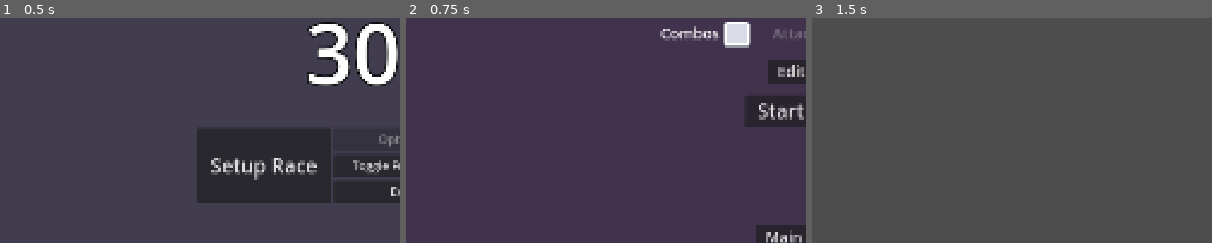
Above: before the commit, frames 1-3 (left to right).
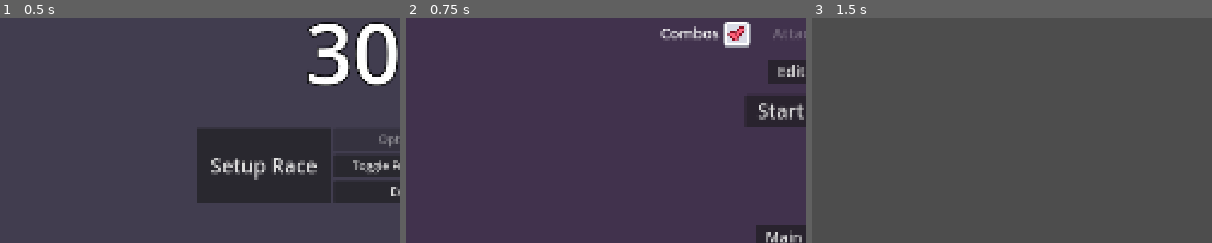
Above: after the commit, the same moments.

Repository: TheGoldenWombat/GoatPicker
Game: Godot game, scene res://hud/menu_controller.tscn
Two runs of this game, one before a commit and one after it. Both use one fixed random seed, a clock stepped at 60 frames per second and the inputs below. Sound files missing from this copy of the repository are replaced by a short silence.
Inputs:
- Up to frame 1 (0.5 s): no input
- Up to frame 2 (0.75 s): click "Setup Race" at 0.5 s
- Up to frame 3 (1.5 s): click "Start Race" at 1.25 s
The pictures show only the part of the screen within x 0-50%, y 47-97%; the shares and areas given below are measured in that part.

Frame 1 is identical in both runs. In frame 2, 0.2% of the frame differs, in the area x 80-85%, y 3-11%; in frame 3, nothing differs.

Commit message:
Implemented pause menu

Diff:
--- a/hud/menu_controller.gd
+++ b/hud/menu_controller.gd
@@ -76,6 +76,10 @@
 	post_race_menu.show()
 
 
+func hide_post_race_menu() -> void:
+	post_race_menu.hide()
+
+
 ################################################################################
 # --------------------------------- PROCESSES -------------------------------- #
 ################################################################################
@@ -130,7 +134,6 @@
 
 # RACE SCENE
 func _on_race_scene_race_end(_choice: String) -> void:
-	print("race_end signal recived by menu_controller")
 	show_post_race_menu()
 
 
@@ -148,3 +151,11 @@
 func _on_post_race_menu_main_menu_button_pressed() -> void:
 	race_scene.stop_all_audio()
 	switch_to_main_menu()
+
+
+func _on_race_scene_race_pause() -> void:
+	post_race_menu.set_pause_label()
+	show_post_race_menu()
+
+func _on_post_race_menu_resume_race() -> void:
+	hide_post_race_menu()
--- a/hud/menu_controller.tscn
+++ b/hud/menu_controller.tscn
@@ -61,6 +61,11 @@
 [connection signal="start_race_button_pressed" from="RaceSetupMenu" to="." method="_on_race_setup_menu_start_race_button_pressed"]
 [connection signal="race_end" from="RaceScene" to="." method="_on_race_scene_race_end"]
 [connection signal="race_end" from="RaceScene" to="PostRaceMenu" method="_on_race_scene_race_end"]
+[connection signal="race_pause" from="RaceScene" to="." method="_on_race_scene_race_pause"]
+[connection signal="race_pause" from="RaceScene" to="PostRaceMenu" method="_on_race_scene_race_pause"]
+[connection signal="race_resume" from="RaceScene" to="." method="_on_race_scene_race_resume"]
 [connection signal="main_menu_button_pressed" from="PostRaceMenu" to="." method="_on_post_race_menu_main_menu_button_pressed"]
 [connection signal="restart_race_button_pressed" from="PostRaceMenu" to="." method="_on_post_race_menu_restart_race_button_pressed"]
+[connection signal="resume_race" from="PostRaceMenu" to="." method="_on_post_race_menu_resume_race"]
+[connection signal="resume_race" from="PostRaceMenu" to="RaceScene" method="_on_post_race_menu_resume_race"]
 [connection signal="setup_new_race_button_pressed" from="PostRaceMenu" to="." method="_on_post_race_menu_setup_new_race_button_pressed"]
--- a/hud/post_race_menu.gd
+++ b/hud/post_race_menu.gd
@@ -3,7 +3,20 @@
 
 @export var top_label: Label
 @export var bottom_label: Label
+@export var resume_race_button: Button
 
+
+func set_pause_label() -> void:
+	top_label.show()
+	bottom_label.hide()
+	top_label.text = "Race paused!"
+
+
+func set_winner_label(choice: String) -> void:
+	top_label.show()
+	bottom_label.show()
+	top_label.text = "The winner is:"
+	bottom_label.text = choice
 
 # Called when the node enters the scene tree for the first time.
 func _ready() -> void:
@@ -32,5 +45,13 @@
 
 
 func _on_race_scene_race_end(choice: String) -> void:
-	print("race_end signal recived by post_race_menu")
-	bottom_label.text = choice
+	set_winner_label(choice)
+
+
+func _on_race_scene_race_pause() -> void:
+	resume_race_button.show()
+
+signal resume_race
+func _on_resume_race_button_pressed() -> void:
+	emit_signal("resume_race")
+	resume_race_button.hide()
--- a/hud/post_race_menu.tscn
+++ b/hud/post_race_menu.tscn
@@ -3,7 +3,7 @@
 [ext_resource type="Theme" uid="uid://bqe5nsnebgy5a" path="res://hud/themes/post_race_menu_theme.tres" id="1_ictuh"]
 [ext_resource type="Script" uid="uid://bb3lwlpijj5sx" path="res://hud/post_race_menu.gd" id="1_ymq4b"]
 
-[node name="PostRaceMenu" type="Control" node_paths=PackedStringArray("top_label", "bottom_label")]
+[node name="PostRaceMenu" type="Control" node_paths=PackedStringArray("top_label", "bottom_label", "resume_race_button")]
 layout_mode = 3
 anchors_preset = 15
 anchor_right = 1.0
@@ -14,6 +14,7 @@
 script = ExtResource("1_ymq4b")
 top_label = NodePath("MarginContainer/VBoxContainer/LabelPanel/MarginContainer/VBoxContainer/TopLabel")
 bottom_label = NodePath("MarginContainer/VBoxContainer/LabelPanel/MarginContainer/VBoxContainer/BottomLabel")
+resume_race_button = NodePath("MarginContainer/VBoxContainer/ButtonsPanel/MarginContainer/ButtonContainer/ResumeRaceButton")
 
 [node name="MarginContainer" type="MarginContainer" parent="."]
 layout_mode = 1
@@ -74,6 +75,12 @@
 layout_mode = 2
 theme_override_constants/separation = 20
 
+[node name="ResumeRaceButton" type="Button" parent="MarginContainer/VBoxContainer/ButtonsPanel/MarginContainer/ButtonContainer"]
+visible = false
+layout_mode = 2
+size_flags_horizontal = 4
+text = " Resume Race "
+
 [node name="RestartRaceButton" type="Button" parent="MarginContainer/VBoxContainer/ButtonsPanel/MarginContainer/ButtonContainer"]
 layout_mode = 2
 size_flags_horizontal = 4
@@ -89,6 +96,7 @@
 size_flags_horizontal = 4
 text = " Main Menu "
 
+[connection signal="pressed" from="MarginContainer/VBoxContainer/ButtonsPanel/MarginContainer/ButtonContainer/ResumeRaceButton" to="." method="_on_resume_race_button_pressed"]
 [connection signal="pressed" from="MarginContainer/VBoxContainer/ButtonsPanel/MarginContainer/ButtonContainer/RestartRaceButton" to="." method="_on_restart_race_button_pressed"]
 [connection signal="pressed" from="MarginContainer/VBoxContainer/ButtonsPanel/MarginContainer/ButtonContainer/SetupNewRaceButton" to="." method="_on_setup_new_race_button_pressed"]
 [connection signal="pressed" from="MarginContainer/VBoxContainer/ButtonsPanel/MarginContainer/ButtonContainer/MainMenuButton" to="." method="_on_main_menu_button_pressed"]
--- a/hud/race_scene.gd
+++ b/hud/race_scene.gd
@@ -32,6 +32,7 @@
 
 @export_group("UI")
 @export var leaderboard_label: Label
+@export var pause_button: Button
 
 var racer_scene: PackedScene = preload("res://racer.tscn")
 var number_of_racers: int = max_racers
@@ -52,7 +53,8 @@
 
 ## Initializes spawner properties, gets the list of choices, and spawns the racers
 func setup_race(mode: int) -> void:
-	leaderboard_label.text = ""
+	leaderboard_label.hide()
+	pause_button.hide()
 	# Initialize spawner
 	stop_all_audio()
 	remove_racers()
@@ -81,7 +83,7 @@
 func remove_racers() -> void:
 	for node: Node in racers_container.get_children():
 		if node is Racer:
-			remove_child(node)
+			#remove_child(node)
 			node.queue_free()
 
 
@@ -152,6 +154,9 @@
 	get_tree().call_group("racers", "start_race")
 	race_music.play()
 
+	leaderboard_label.show()
+	pause_button.show()
+
 
 func sfx_race_end() -> void:
 	if race_music.playing: race_music.stop()
@@ -236,6 +241,7 @@
 func _ready() -> void:
 	#setup_race()
 	leaderboard_label.text = ""
+	pause_button.hide()
 	set_choices_array()
 	set_number_of_racers()
 
@@ -256,8 +262,10 @@
 ################################################################################
 
 signal race_end
+signal race_pause
 #signal show_top_three
 signal top_three
+
 
 ## Stops the race and emits a signal that contains the name of the winner
 func on_race_end(choice: String) -> void:
@@ -265,12 +273,28 @@
 	emit_signal("race_end", choice)
 	print("race_end signal relayed")
 	sfx_race_end()
+	pause_button.hide()
+
 
 ## Starts the race using the specified mode
 func _on_hud_race_start(mode: int) -> void:
 	setup_race(mode)
+
 
 ## Clears the racers when the main menu is initialized
 func _on_hud_clear_racers() -> void:
 	racing = false
 	remove_racers()
+
+
+func _on_pause_button_pressed() -> void:
+	pause_button.hide()
+	race_music.stream_paused = true
+	get_tree().call_group("racers", "pause_race")
+	emit_signal("race_pause")
+
+
+func _on_post_race_menu_resume_race() -> void:
+	pause_button.show()
+	race_music.stream_paused = false
+	get_tree().call_group("racers", "resume_race")
--- a/hud/race_scene.tscn
+++ b/hud/race_scene.tscn
@@ -14,6 +14,7 @@
 [ext_resource type="AudioStream" uid="uid://rtkqc508dj8k" path="res://sfx/race_end/race_end_jingle.mp3" id="12_sxm6d"]
 [ext_resource type="AudioStream" uid="uid://d0ds6sq0i1etb" path="res://sfx/race_end/race_end_music.mp3" id="13_t3y6m"]
 [ext_resource type="Theme" uid="uid://bdne8w23q88jn" path="res://hud/themes/racers_container.tres" id="14_nfeph"]
+[ext_resource type="PackedScene" uid="uid://biktyt1vk18a8" path="res://racer.tscn" id="15_jdbre"]
 
 [sub_resource type="AudioStreamRandomizer" id="AudioStreamRandomizer_sohk8"]
 streams_count = 6
@@ -24,7 +25,7 @@
 stream_4/stream = ExtResource("10_am0ja")
 stream_5/stream = ExtResource("11_r7dfq")
 
-[node name="RaceScene" type="Control" node_paths=PackedStringArray("racers_container", "racers_margin", "sounds", "sfx_reel_spin", "sfx_reel_stop", "sfx_trumpet", "sfx_gunshot", "race_music", "race_end_jingle", "race_end_music", "leaderboard_label") groups=["racer_spawn"]]
+[node name="RaceScene" type="Control" node_paths=PackedStringArray("racers_container", "racers_margin", "sounds", "sfx_reel_spin", "sfx_reel_stop", "sfx_trumpet", "sfx_gunshot", "race_music", "race_end_jingle", "race_end_music", "leaderboard_label", "pause_button") groups=["racer_spawn"]]
 layout_mode = 3
 anchors_preset = 0
 script = ExtResource("1_n55ax")
@@ -38,7 +39,9 @@
 race_music = NodePath("Sounds/RaceMusic")
 race_end_jingle = NodePath("Sounds/RaceEndJingle")
 race_end_music = NodePath("Sounds/RaceEndMusic")
-leaderboard_label = NodePath("MainContainer/LeaderboardContainer/LeaderboardLabel")
+leaderboard_label = NodePath("MainContainer/HBoxContainer/LeaderboardMargin/LeaderboardLabel")
+pause_button = NodePath("MainContainer/HBoxContainer/ButtonMargin/PauseButton")
+metadata/_edit_horizontal_guides_ = [930.0]
 
 [node name="Sounds" type="Node" parent="."]
 
@@ -76,22 +79,82 @@
 layout_mode = 2
 size_flags_vertical = 3
 theme = ExtResource("14_nfeph")
+theme_override_constants/margin_left = 5
+theme_override_constants/margin_top = 5
+theme_override_constants/margin_right = 5
+theme_override_constants/margin_bottom = 5
 
 [node name="RacersContainer" type="VBoxContainer" parent="MainContainer/RacersMargin"]
 custom_minimum_size = Vector2(0, 72)
 layout_mode = 2
 theme_override_constants/separation = 5
 
-[node name="LeaderboardContainer" type="MarginContainer" parent="MainContainer"]
+[node name="Racer" parent="MainContainer/RacersMargin/RacersContainer" instance=ExtResource("15_jdbre")]
 layout_mode = 2
-theme_override_constants/margin_left = 15
+
+[node name="Racer2" parent="MainContainer/RacersMargin/RacersContainer" instance=ExtResource("15_jdbre")]
+layout_mode = 2
+
+[node name="Racer3" parent="MainContainer/RacersMargin/RacersContainer" instance=ExtResource("15_jdbre")]
+layout_mode = 2
+
+[node name="Racer4" parent="MainContainer/RacersMargin/RacersContainer" instance=ExtResource("15_jdbre")]
+layout_mode = 2
+
+[node name="Racer5" parent="MainContainer/RacersMargin/RacersContainer" instance=ExtResource("15_jdbre")]
+layout_mode = 2
+
+[node name="Racer6" parent="MainContainer/RacersMargin/RacersContainer" instance=ExtResource("15_jdbre")]
+layout_mode = 2
+
+[node name="Racer7" parent="MainContainer/RacersMargin/RacersContainer" instance=ExtResource("15_jdbre")]
+layout_mode = 2
+
+[node name="Racer8" parent="MainContainer/RacersMargin/RacersContainer" instance=ExtResource("15_jdbre")]
+layout_mode = 2
+
+[node name="Racer9" parent="MainContainer/RacersMargin/RacersContainer" instance=ExtResource("15_jdbre")]
+layout_mode = 2
+
+[node name="Racer10" parent="MainContainer/RacersMargin/RacersContainer" instance=ExtResource("15_jdbre")]
+layout_mode = 2
+
+[node name="Racer11" parent="MainContainer/RacersMargin/RacersContainer" instance=ExtResource("15_jdbre")]
+layout_mode = 2
+
+[node name="Racer12" parent="MainContainer/RacersMargin/RacersContainer" instance=ExtResource("15_jdbre")]
+layout_mode = 2
+
+[node name="HBoxContainer" type="HBoxContainer" parent="MainContainer"]
+layout_mode = 2
+
+[node name="LeaderboardMargin" type="MarginContainer" parent="MainContainer/HBoxContainer"]
+layout_mode = 2
+size_flags_horizontal = 3
+theme_override_constants/margin_left = 30
 theme_override_constants/margin_top = 0
 theme_override_constants/margin_bottom = 15
 
-[node name="LeaderboardLabel" type="Label" parent="MainContainer/LeaderboardContainer"]
+[node name="LeaderboardLabel" type="Label" parent="MainContainer/HBoxContainer/LeaderboardMargin"]
 layout_mode = 2
 size_flags_vertical = 8
 theme_override_font_sizes/font_size = 28
 text = "00.00% - Default
 00.00% - Default
 00.00% - Default"
+
+[node name="ButtonMargin" type="MarginContainer" parent="MainContainer/HBoxContainer"]
+layout_mode = 2
+theme_override_constants/margin_left = 0
+theme_override_constants/margin_top = 5
+theme_override_constants/margin_right = 20
+theme_override_constants/margin_bottom = 20
+
+[node name="PauseButton" type="Button" parent="MainContainer/HBoxContainer/ButtonMargin"]
+visible = false
+custom_minimum_size = Vector2(250, 113)
+layout_mode = 2
+theme_override_font_sizes/font_size = 48
+text = "Pause"
+
+[connection signal="pressed" from="MainContainer/HBoxContainer/ButtonMargin/PauseButton" to="." method="_on_pause_button_pressed"]
--- a/hud/race_setup_menu.tscn
+++ b/hud/race_setup_menu.tscn
@@ -158,6 +158,7 @@
 size_flags_horizontal = 4
 size_flags_vertical = 4
 theme = ExtResource("4_3adh0")
+button_pressed = true
 
 [node name="AttacksContainer" type="HBoxContainer" parent="PanelContainer/MarginContainer/GridContainer/CenterPanel/MarginContainer/CenterContainer/RaceContainer/Checkboxes"]
 layout_mode = 2
--- a/racer.gd
+++ b/racer.gd
@@ -279,6 +279,16 @@
 		print ("race_end signal fired")
 		get_tree().call_group("racers", "end_race")
 
+
+func pause_race() -> void:
+	racing = false
+	roll_timer.paused = true
+	update_line()
+
+func resume_race() -> void:
+	racing = true
+	roll_timer.paused = false
+	update_line()
 
 func end_race() -> void:
 	racing = false
--- a/racer.tscn
+++ b/racer.tscn
@@ -29,7 +29,6 @@
 offset_bottom = 72.0
 size_flags_horizontal = 3
 script = ExtResource("1_aicwh")
-time_scale = 20.0
 rect = NodePath("ColorRect")
 line = NodePath("ColorRect/Line")
 line_grad = NodePath("ColorRect/Line/LineGradient")
Not shown: 1 places in hud/race_scene.tscn that only renumber resources
